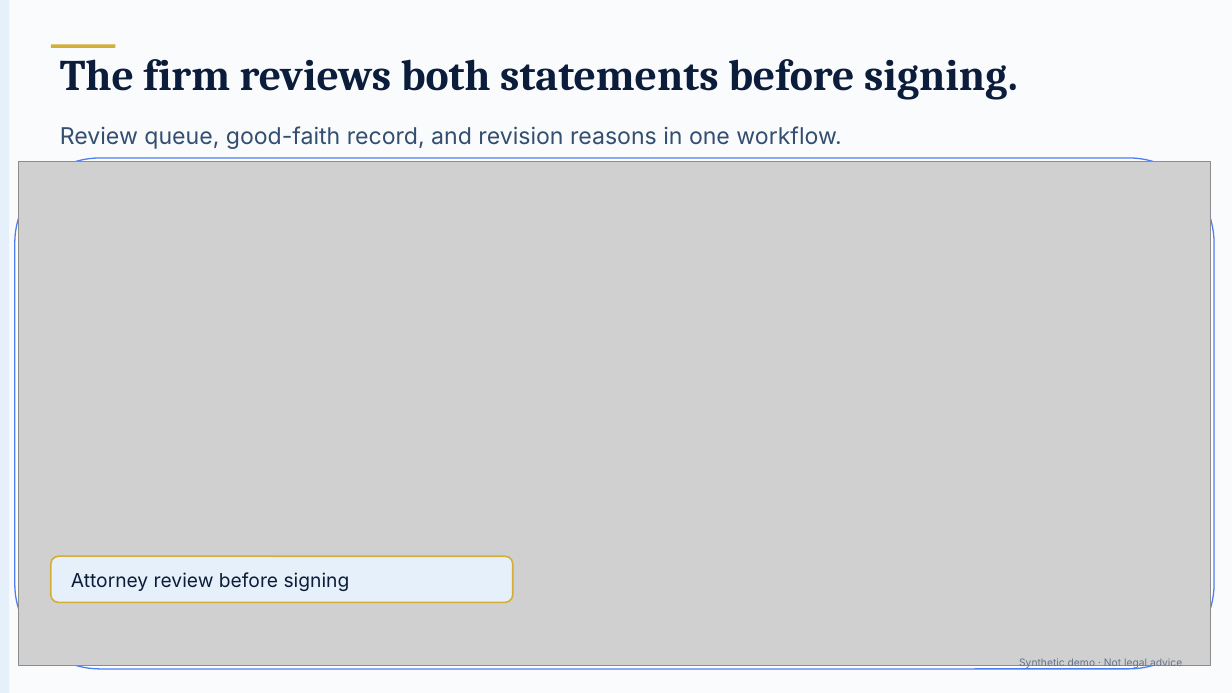
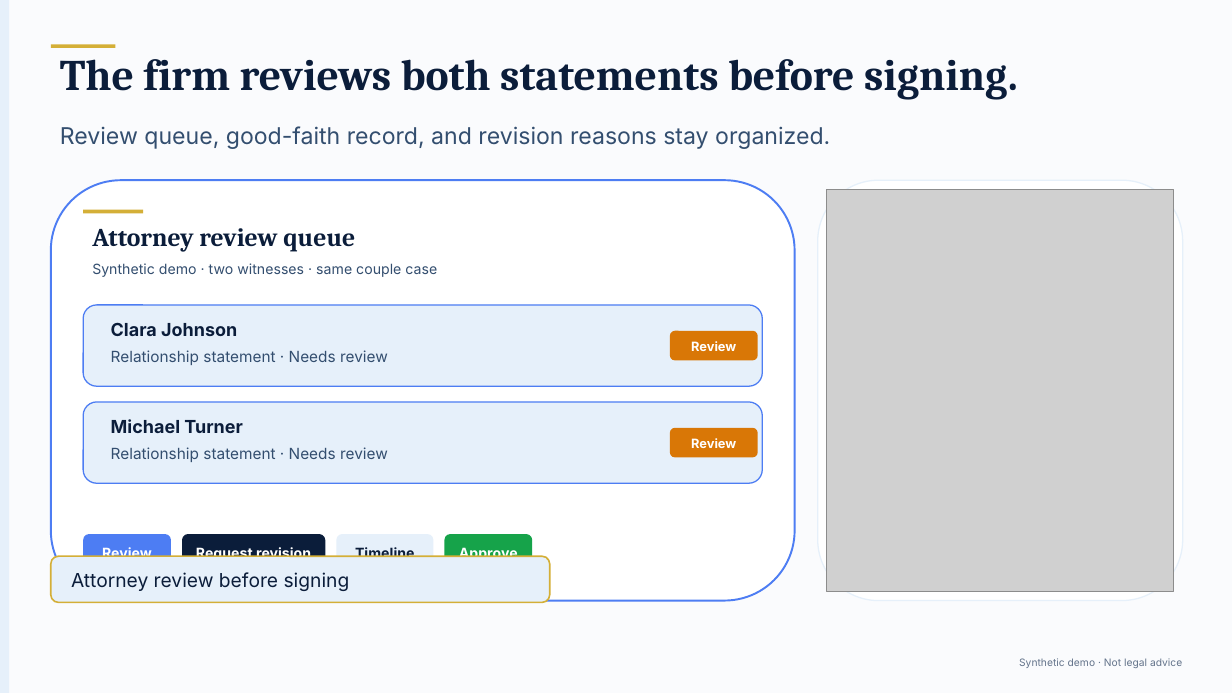
Before and after one commit to LuckyEu/asn-chatgpt-handoff, a slide deck: slide 5 of artifacts/bfm-video-current/bfm-teaser-90s.pptx. Drawn at 1232x693 pixels with LibreOffice and Linux fonts; fonts in the diff are those of the drawing; grey boxes stand for pictures. Boxes give left, top, right and bottom in pixels: in the first picture for what was removed or moved away, otherwise in the second. Text is boxed around its words. In the diff, an @@ line names an element or a change of style, - is before the commit and + after.

```diff
--- a/artifacts/bfm-video-current/bfm-teaser-90s.pptx
+++ b/artifacts/bfm-video-current/bfm-teaser-90s.pptx
@@ text at [60, 126, 830, 149]: text changed @@
-Review queue, good-faith record, and revision reasons in one workflow.
+Review queue, good-faith record, and revision reasons stay organized.
@@ rounded rectangle added at [51, 180, 795, 601], fill #FFFFFF, outline #4D7DF3 1.5 pt @@
@@ rounded rectangle: place and size @@
-rounded rectangle at [15, 158, 1214, 669]
+rounded rectangle at [818, 180, 1183, 601]
@@ rounded rectangle at [818, 180, 1183, 601]: outline #4D7DF3 1 pt to #E6F0FA 1 pt @@
@@ picture: place and size @@
-picture at [18, 162, 1211, 665]
+picture at [827, 189, 1174, 592]
@@ rectangle added at [83, 210, 143, 213], fill #D4AF37 @@
@@ text added at [92, 228, 355, 252], 20 pt, text #0B1D3A, bold @@
+Attorney review queue
@@ text added at [92, 263, 437, 277], 11 pt, text #334E6F @@
+Synthetic demo · two witnesses · same couple case
@@ rounded rectangle added at [83, 305, 762, 386], fill #E6F0FA, outline #4D7DF3 1 pt @@
@@ text added at [111, 322, 237, 336], 14 pt, text #0B1D3A, bold @@
+Clara Johnson
@@ text added at [111, 350, 388, 365], 12 pt, text #334E6F @@
+Relationship statement · Needs review
@@ rounded rectangle added at [670, 331, 758, 360], fill #D97706 @@
@@ text added at [691, 341, 736, 351], 10 pt, text #FFFFFF, bold @@
+Review
@@ rounded rectangle added at [83, 402, 762, 483], fill #E6F0FA, outline #4D7DF3 1 pt @@
@@ text added at [111, 419, 243, 433], 14 pt, text #0B1D3A, bold @@
+Michael Turner
@@ text added at [111, 447, 388, 462], 12 pt, text #334E6F @@
+Relationship statement · Needs review
@@ rounded rectangle added at [670, 428, 758, 457], fill #D97706 @@
@@ text added at [691, 438, 736, 448], 10 pt, text #FFFFFF, bold @@
+Review
@@ rounded rectangle added at [83, 534, 171, 569], fill #4D7DF3 @@
@@ rounded rectangle added at [182, 534, 325, 569], fill #0B1D3A @@
@@ rounded rectangle added at [336, 534, 433, 569], fill #E6F0FA @@
@@ rounded rectangle added at [445, 534, 532, 569], fill #16A34A @@
@@ rounded rectangle: place and size @@
-rounded rectangle at [51, 556, 513, 603]
+rounded rectangle at [51, 556, 550, 603]
@@ text added at [102, 545, 152, 561], 11 pt, text #FFFFFF, bold @@
+Review
@@ text added at [196, 545, 311, 561], 11 pt, text #FFFFFF, bold @@
+Request revision
@@ text added at [355, 547, 414, 557], 11 pt, text #0B1D3A, bold @@
+Timeline
@@ text added at [459, 545, 518, 561], 11 pt, text #FFFFFF, bold @@
+Approve
```
Also in this commit, not shown: 1 other slide changed, 6 other files.
